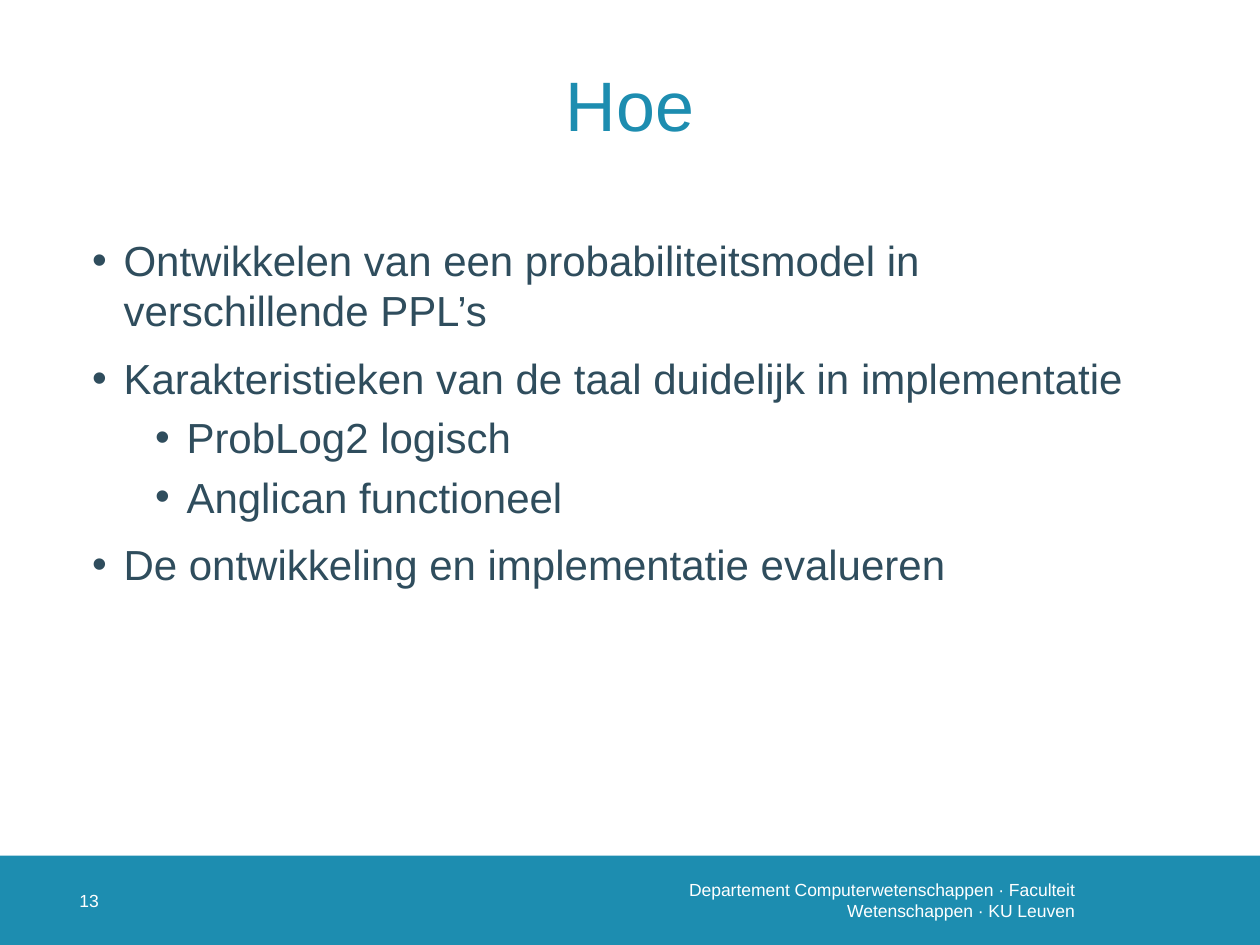
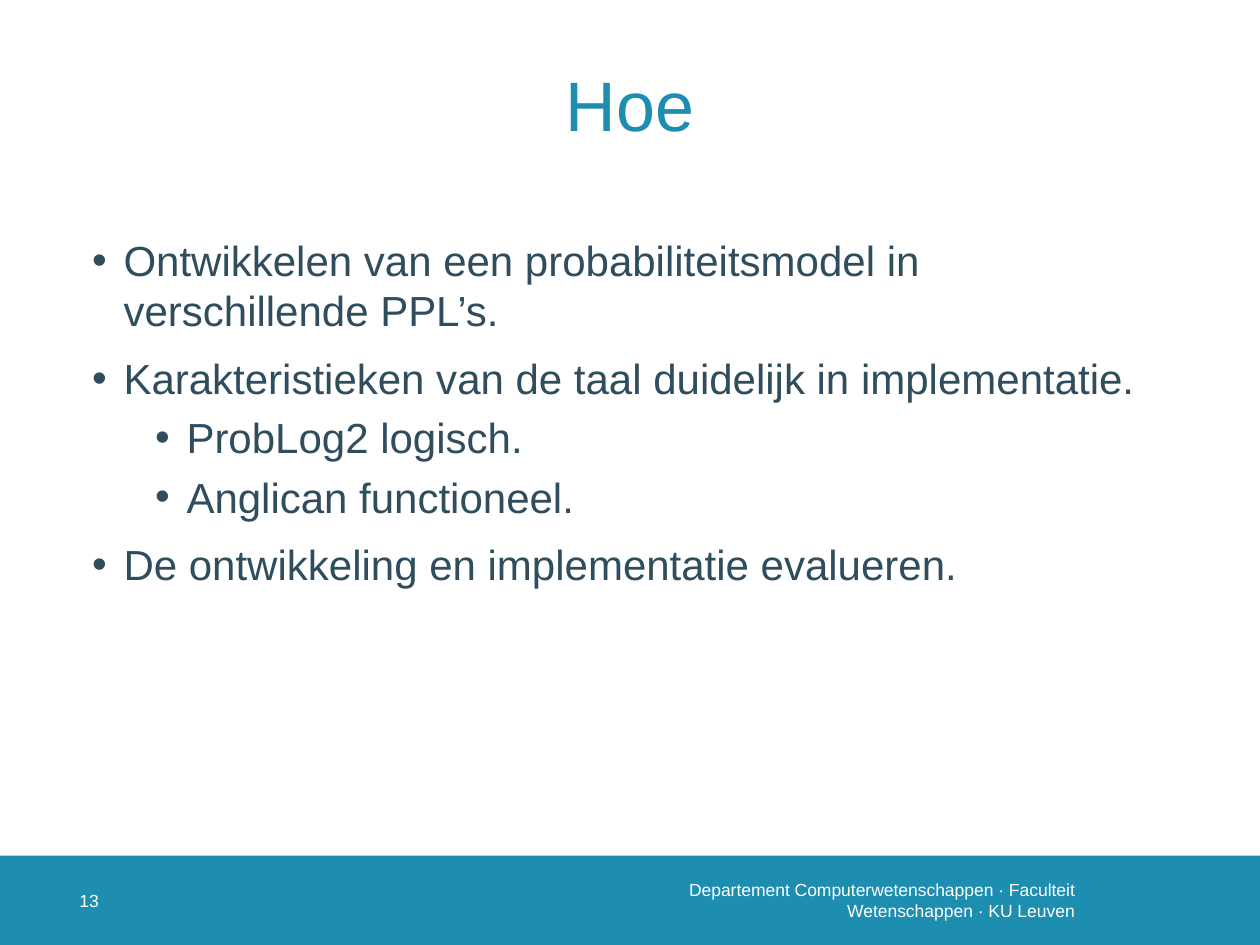
Before and after one commit to susverwimp/T208-Probabilistic-Programming-A-Case-Study, a slide deck: slide 14 of thesis/presentations/2 second/second.pptx. Drawn at 1260x945 pixels with LibreOffice and Linux fonts; fonts in the diff are those of the drawing; background and template pictures are left out. Boxes give left, top, right and bottom in pixels: in the first picture for what was removed or moved away, otherwise in the second. Text is boxed around its words. In the diff, an @@ line names an element or a change of style, - is before the commit and + after.

```diff
--- a/thesis/presentations/2 second/second.pptx
+++ b/thesis/presentations/2 second/second.pptx
@@ text at box(124, 245, 1134, 589): text changed @@
-• Ontwikkelen van een probabiliteitsmodel in verschillende PPL’s
-• Karakteristieken van de taal duidelijk in implementatie
-  • ProbLog2 logisch
-  • Anglican functioneel
-• De ontwikkeling en implementatie evalueren
+• Ontwikkelen van een probabiliteitsmodel in verschillende PPL’s.
+• Karakteristieken van de taal duidelijk in implementatie.
+  • ProbLog2 logisch.
+  • Anglican functioneel.
+• De ontwikkeling en implementatie evalueren.
```
Also in this commit, not shown: 12 other slides changed, 4 slides added, 6 other files.
